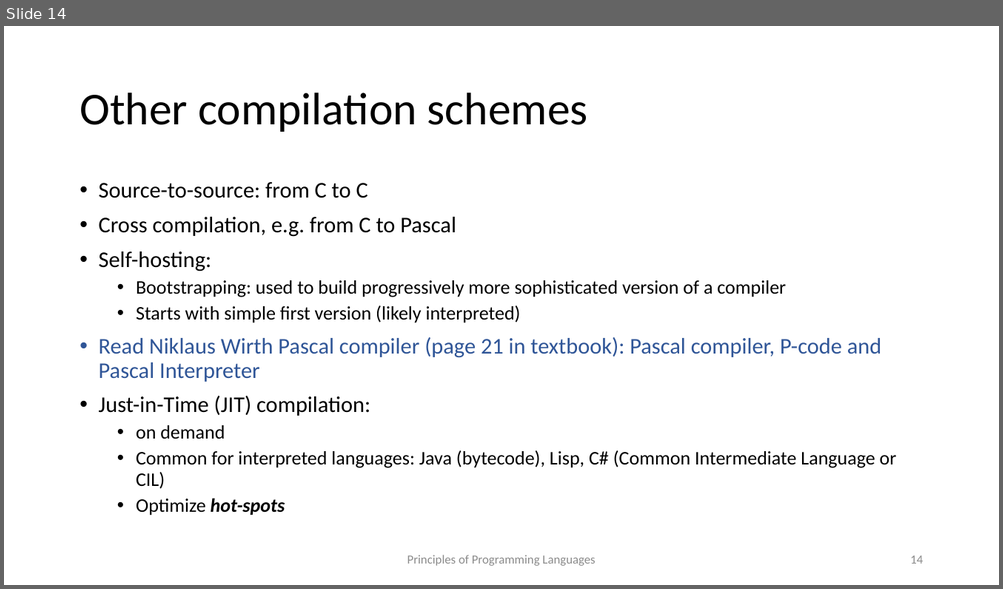
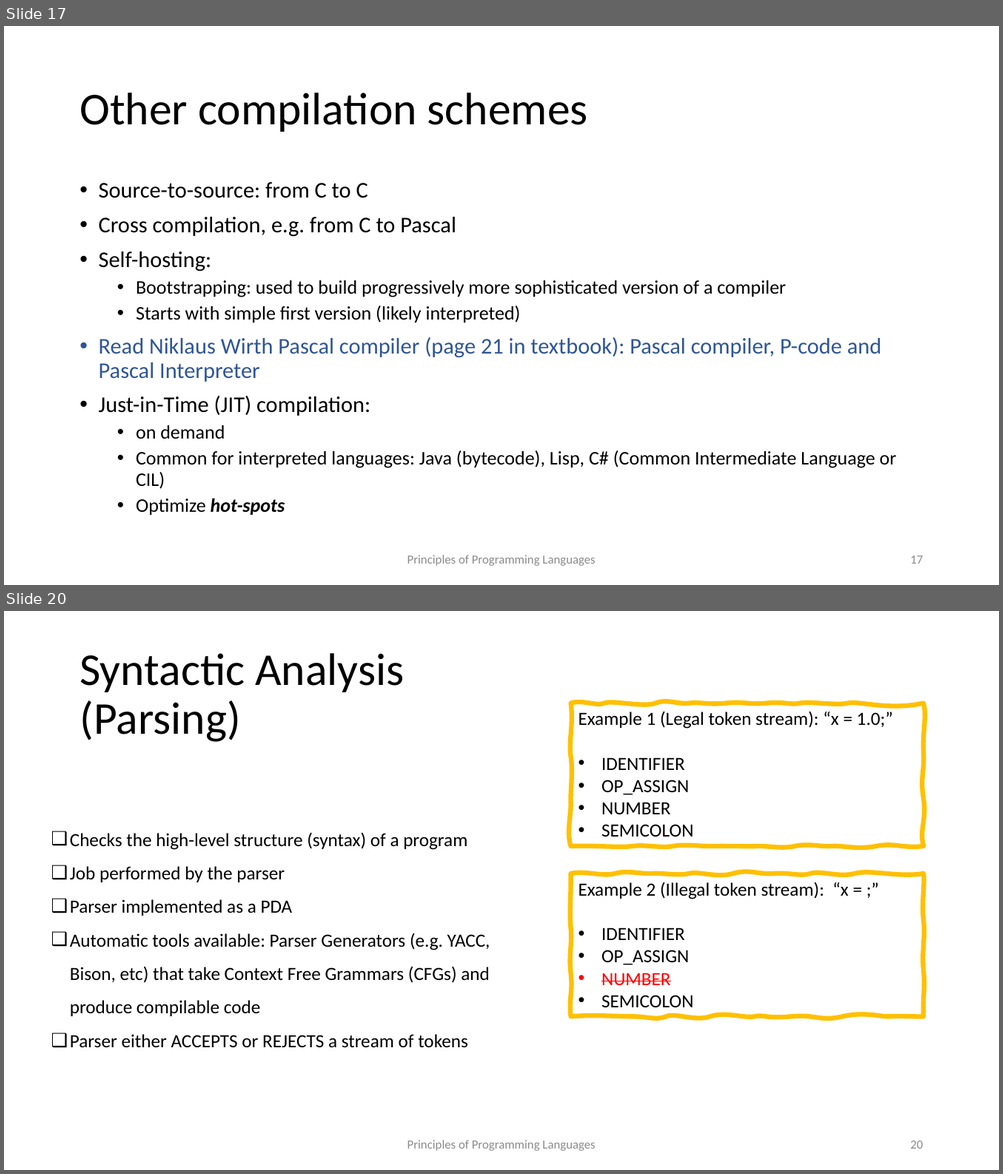
Before and after one commit to kongm/pl-design, a slide deck: introduction.pptx. Shown one above the other, each under a label of ours: slide 14 before the commit, slides 17 and 20 after it; the slides between them are not shown. The pictures are 1003x589 and 1003x1174 pixels, drawn with LibreOffice and Linux fonts; fonts in the diff are those of the drawing. Boxes give left, top, right and bottom in pixels: in the first picture for what was removed or moved away, otherwise in the second. Text is boxed around its words. In the diff, an @@ line names an element or a change of style, - is before the commit and + after.

Commit message:
updated intro; first version of lexical analysis; flex example

```diff
--- a/introduction.pptx
+++ b/introduction.pptx
@@ slide 20 added at (4,611,999,1170), background #FFFFFF @@
@@ title added at (79,653,404,742), 44 pt, text #000000 @@
+Syntactic Analysis (Parsing)
@@ freeform shape added at (571,703,924,847), outline #FFC000 4.5 pt, 18 pt, text #000000 @@
+Example 1 (Legal token stream): “x = 1.0;”
+• IDENTIFIER
+• OP_ASSIGN
+• NUMBER
+• SEMICOLON
@@ text added at (70,832,490,1048), 18 pt, text #000000 @@
+❑ Checks the high-level structure (syntax) of a program
+❑ Job performed by the parser
+❑ Parser implemented as a PDA
+❑ Automatic tools available: Parser Generators (e.g. YACC, Bison, etc) that take Context Free Grammars (CFGs) and produce compilable code
+❑ Parser either ACCEPTS or REJECTS a stream of tokens
@@ freeform shape added at (571,874,924,1017), outline #FFC000 4.5 pt, 18 pt, text #000000 @@
+Example 2 (Illegal token stream): “x = ;”
+• IDENTIFIER
+• OP_ASSIGN
+• NUMBER
+• SEMICOLON
@@ text added at (407,1140,595,1151), 12 pt, text #8C8C8C @@
+Principles of Programming Languages
@@ page number added at (910,1141,922,1149), 12 pt, text #8C8C8C @@
+20
@@ what was slide 14 is now slide 17 @@
@@ page number at (910,556,922,564): text changed @@
-14
+17
```
Also in this commit, not shown: 1 slide changed, 12 other slides added, 1 slide removed, 2 other files.
